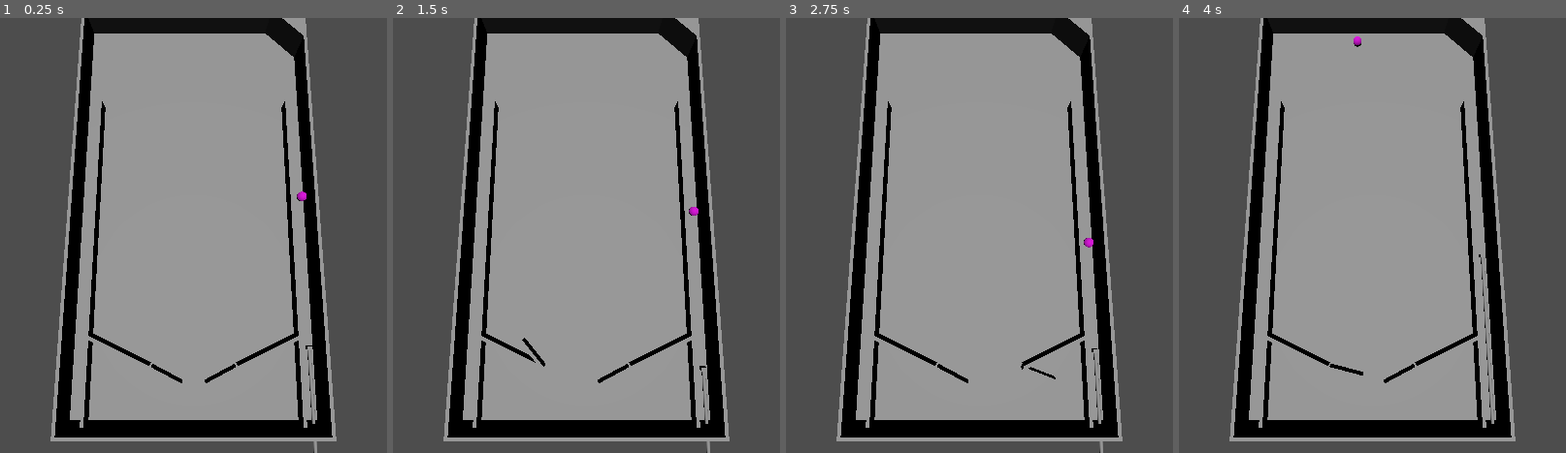
Above: before the commit, frames 1-4 (left to right).
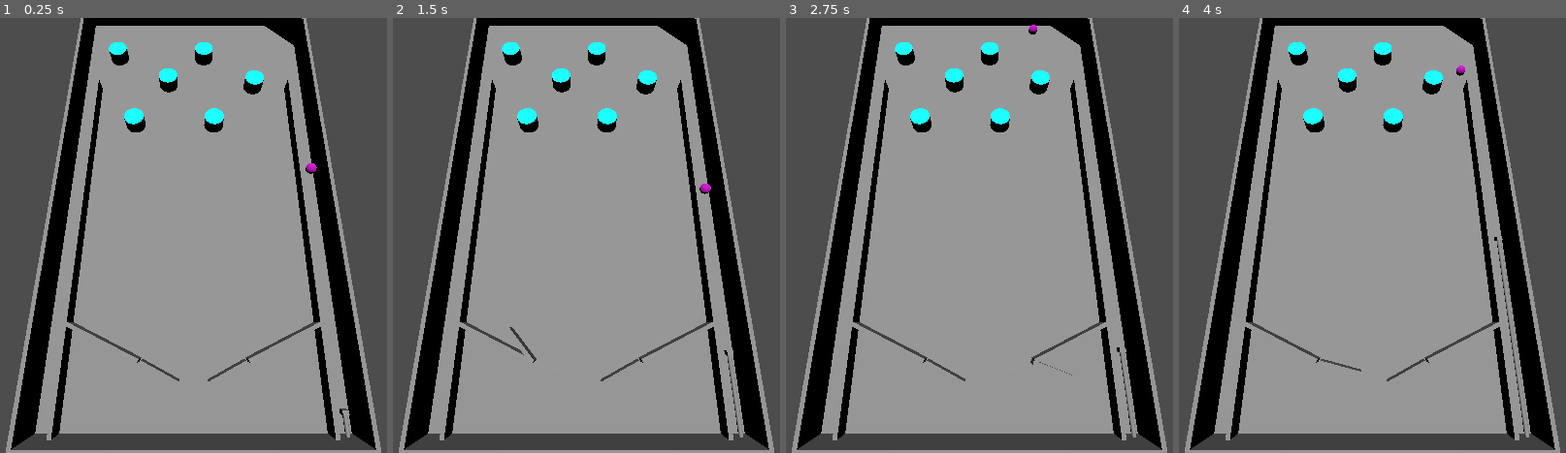
Above: after the commit, the same moments.

Repository: DrOtter3000/chaospinball
Game: Godot game, scene res://game.tscn
The game is run twice, just before and just after one commit, with the same random seed, the same clock (stepped at 60 frames per second) and the same inputs.
Inputs:
- Up to frame 1 (0.25 s): no input
- Up to frame 2 (1.5 s): tap Enter at 0.5 s; hold D (right) 0.53-1.28 s; tap Space (fire) at 0.6, 1.35 s; hold A (left) from 1.28 s (still down)
- Up to frame 3 (2.75 s): release A (left) at 2.03 s; hold D (right) from 2.03 s (still down); tap Space (fire) at 2.1 s
- Up to frame 4 (4 s): tap Space (fire) at 2.85, 3.6 s; release D (right) at 3.53 s; hold A (left) from 3.53 s (still down)

The runs differ from the first frame. In frame 1, 25% of the frame differs, in the area x 1-99%, y 0-100%; in frame 2, 25%; in frame 3, 25%; in frame 4, 25%.

Commit message:
add bumpers

Diff:
--- a/LeftFlipper.gd
+++ b/LeftFlipper.gd
@@ -9,7 +9,7 @@
 	normal_position = rotation.y
 
 
-func _physics_process(delta):
+func _process(delta):
 	if Input.is_action_pressed("left"):
 		rotation.y += 0.25
 	else:
--- a/ball.tscn
+++ b/ball.tscn
@@ -2,7 +2,7 @@
 
 [sub_resource type="PhysicsMaterial" id="PhysicsMaterial_expu1"]
 friction = 0.0
-bounce = 0.2
+bounce = 0.5
 
 [sub_resource type="StandardMaterial3D" id="StandardMaterial3D_u70w4"]
 albedo_color = Color(0.847059, 0, 0.85098, 1)
@@ -15,7 +15,7 @@
 [sub_resource type="SphereShape3D" id="SphereShape3D_ftvup"]
 radius = 1.5
 
-[node name="Ball" type="RigidBody3D"]
+[node name="Ball" type="RigidBody3D" groups=["Ball"]]
 physics_material_override = SubResource("PhysicsMaterial_expu1")
 
 [node name="MeshInstance3D" type="MeshInstance3D" parent="."]
--- /dev/null
+++ b/bumper.gd
@@ -0,0 +1,8 @@
+extends StaticBody3D
+
+
+
+
+func _on_detection_area_body_entered(body):
+	if body.is_in_group("Ball"):
+		$AnimationPlayer.play("bump")
--- /dev/null
+++ b/bumper.tscn
@@ -0,0 +1,131 @@
+[gd_scene load_steps=10 format=3 uid="uid://dkasn6282ygmh"]
+
+[ext_resource type="Script" path="res://bumper.gd" id="1_0yf68"]
+
+[sub_resource type="PhysicsMaterial" id="PhysicsMaterial_6ml6b"]
+friction = 0.0
+bounce = 1.0
+
+[sub_resource type="CylinderMesh" id="CylinderMesh_ewnfy"]
+top_radius = 3.0
+bottom_radius = 3.0
+height = 4.0
+
+[sub_resource type="StandardMaterial3D" id="StandardMaterial3D_mmceu"]
+albedo_color = Color(0, 1, 1, 1)
+
+[sub_resource type="CylinderShape3D" id="CylinderShape3D_ejd32"]
+height = 3.9767
+radius = 3.0
+
+[sub_resource type="CylinderShape3D" id="CylinderShape3D_8onil"]
+radius = 5.0
+
+[sub_resource type="Animation" id="Animation_37tmw"]
+resource_name = "bump"
+length = 0.1
+step = 0.01
+tracks/0/type = "value"
+tracks/0/imported = false
+tracks/0/enabled = true
+tracks/0/path = NodePath("CollisionShape3D:shape:radius")
+tracks/0/interp = 1
+tracks/0/loop_wrap = true
+tracks/0/keys = {
+"times": PackedFloat32Array(0, 0.04, 0.1),
+"transitions": PackedFloat32Array(1, 1, 1),
+"update": 0,
+"values": [3.0, 5.0, 3.0]
+}
+tracks/1/type = "value"
+tracks/1/imported = false
+tracks/1/enabled = true
+tracks/1/path = NodePath("MeshInstance3D:mesh:bottom_radius")
+tracks/1/interp = 1
+tracks/1/loop_wrap = true
+tracks/1/keys = {
+"times": PackedFloat32Array(0, 0.04, 0.1),
+"transitions": PackedFloat32Array(1, 1, 1),
+"update": 0,
+"values": [3.0, 5.0, 3.0]
+}
+tracks/2/type = "value"
+tracks/2/imported = false
+tracks/2/enabled = true
+tracks/2/path = NodePath("MeshInstance3D:mesh:top_radius")
+tracks/2/interp = 1
+tracks/2/loop_wrap = true
+tracks/2/keys = {
+"times": PackedFloat32Array(0, 0.04, 0.1),
+"transitions": PackedFloat32Array(1, 1, 1),
+"update": 0,
+"values": [3.0, 5.0, 3.0]
+}
+
+[sub_resource type="Animation" id="Animation_dhwxw"]
+length = 0.001
+tracks/0/type = "value"
+tracks/0/imported = false
+tracks/0/enabled = true
+tracks/0/path = NodePath("CollisionShape3D:shape:radius")
+tracks/0/interp = 1
+tracks/0/loop_wrap = true
+tracks/0/keys = {
+"times": PackedFloat32Array(0),
+"transitions": PackedFloat32Array(1),
+"update": 0,
+"values": [3.0]
+}
+tracks/1/type = "value"
+tracks/1/imported = false
+tracks/1/enabled = true
+tracks/1/path = NodePath("MeshInstance3D:mesh:bottom_radius")
+tracks/1/interp = 1
+tracks/1/loop_wrap = true
+tracks/1/keys = {
+"times": PackedFloat32Array(0),
+"transitions": PackedFloat32Array(1),
+"update": 0,
+"values": [3.0]
+}
+tracks/2/type = "value"
+tracks/2/imported = false
+tracks/2/enabled = true
+tracks/2/path = NodePath("MeshInstance3D:mesh:top_radius")
+tracks/2/interp = 1
+tracks/2/loop_wrap = true
+tracks/2/keys = {
+"times": PackedFloat32Array(0),
+"transitions": PackedFloat32Array(1),
+"update": 0,
+"values": [3.0]
+}
+
+[sub_resource type="AnimationLibrary" id="AnimationLibrary_fedm2"]
+_data = {
+"RESET": SubResource("Animation_dhwxw"),
+"bump": SubResource("Animation_37tmw")
+}
+
+[node name="Bumper" type="StaticBody3D"]
+physics_material_override = SubResource("PhysicsMaterial_6ml6b")
+script = ExtResource("1_0yf68")
+
+[node name="MeshInstance3D" type="MeshInstance3D" parent="."]
+mesh = SubResource("CylinderMesh_ewnfy")
+surface_material_override/0 = SubResource("StandardMaterial3D_mmceu")
+
+[node name="CollisionShape3D" type="CollisionShape3D" parent="."]
+shape = SubResource("CylinderShape3D_ejd32")
+
+[node name="DetectionArea" type="Area3D" parent="."]
+
+[node name="CollisionShape3D" type="CollisionShape3D" parent="DetectionArea"]
+shape = SubResource("CylinderShape3D_8onil")
+
+[node name="AnimationPlayer" type="AnimationPlayer" parent="."]
+libraries = {
+"": SubResource("AnimationLibrary_fedm2")
+}
+
+[connection signal="body_entered" from="DetectionArea" to="." method="_on_detection_area_body_entered"]
--- a/game.tscn
+++ b/game.tscn
@@ -9,11 +9,11 @@
 transform = Transform3D(1, 0, 0, 0, -0.452793, 0.891616, 0, -0.891616, -0.452793, 0, 3.47943, -1.33161)
 
 [node name="Camera3D" type="Camera3D" parent="."]
-transform = Transform3D(-1, -7.16125e-08, 5.01436e-08, 0, 0.573576, 0.819152, -8.74228e-08, 0.819152, -0.573576, 0, 70.7921, -61.5007)
+transform = Transform3D(-1, -7.16126e-08, 5.01436e-08, -2.8919e-08, 0.812256, 0.583301, -8.25011e-08, 0.583301, -0.812256, 0, 36.5571, -78.452)
 current = true
 
 [node name="Machine" parent="." instance=ExtResource("1_ytd86")]
-transform = Transform3D(1, 0, 0, 0, 0.900098, 0.435687, 0, -0.435687, 0.900098, 0, 0, 0)
+transform = Transform3D(1, 0, 0, 0, 0.807063, 0.590465, 0, -0.590465, 0.807063, 0, 0, 0)
 
 [node name="Ball" parent="." instance=ExtResource("2_nb2sy")]
 transform = Transform3D(1, 0, 0, 0, 0.804085, -0.594514, 0, 0.594514, 0.804085, -34.347, 4.43002, 0.30988)
--- a/left_flipper.tscn
+++ b/left_flipper.tscn
@@ -1,14 +1,19 @@
-[gd_scene load_steps=4 format=3 uid="uid://dididwxm2u78a"]
+[gd_scene load_steps=5 format=3 uid="uid://dididwxm2u78a"]
 
 [ext_resource type="Script" path="res://LeftFlipper.gd" id="1_ajrbm"]
+
+[sub_resource type="PhysicsMaterial" id="PhysicsMaterial_bm0s5"]
+friction = 0.0
+bounce = 0.5
 
 [sub_resource type="BoxMesh" id="BoxMesh_5blri"]
 size = Vector3(10, 3.5, 1)
 
 [sub_resource type="BoxShape3D" id="BoxShape3D_slv1d"]
-size = Vector3(10, 3.5, 1)
+size = Vector3(10, 3.5, 2.5)
 
 [node name="LeftFlipper" type="AnimatableBody3D"]
+physics_material_override = SubResource("PhysicsMaterial_bm0s5")
 script = ExtResource("1_ajrbm")
 
 [node name="MeshInstance3D" type="MeshInstance3D" parent="."]
@@ -16,5 +21,5 @@
 mesh = SubResource("BoxMesh_5blri")
 
 [node name="CollisionShape3D" type="CollisionShape3D" parent="."]
-transform = Transform3D(1, 0, 0, 0, 1, 0, 0, 0, 1, 5, 0, 0)
+transform = Transform3D(1, 0, 0, 0, 1, 0, 0, 0, 1, 5, 0, 0.75)
 shape = SubResource("BoxShape3D_slv1d")
--- a/machine.tscn
+++ b/machine.tscn
@@ -1,8 +1,9 @@
-[gd_scene load_steps=27 format=3 uid="uid://c04wwjxlgl6b6"]
+[gd_scene load_steps=28 format=3 uid="uid://c04wwjxlgl6b6"]
 
 [ext_resource type="PackedScene" uid="uid://dididwxm2u78a" path="res://left_flipper.tscn" id="1_hxrte"]
 [ext_resource type="Script" path="res://machine.gd" id="1_wndql"]
 [ext_resource type="PackedScene" uid="uid://cj3jo4rnjgm7r" path="res://right_flipper.tscn" id="2_kakdq"]
+[ext_resource type="PackedScene" uid="uid://dkasn6282ygmh" path="res://bumper.tscn" id="4_71gy1"]
 [ext_resource type="PackedScene" uid="uid://cuak2ms6lc7pd" path="res://spring.tscn" id="4_ewm78"]
 
 [sub_resource type="BoxMesh" id="BoxMesh_g5gc3"]
@@ -63,6 +64,21 @@
 
 [sub_resource type="BoxShape3D" id="BoxShape3D_wtfv0"]
 size = Vector3(20, 20, 10)
+
+[sub_resource type="Animation" id="Animation_eh4d8"]
+length = 0.001
+tracks/0/type = "value"
+tracks/0/imported = false
+tracks/0/enabled = true
+tracks/0/path = NodePath("Spring:position")
+tracks/0/interp = 1
+tracks/0/loop_wrap = true
+tracks/0/keys = {
+"times": PackedFloat32Array(0),
+"transitions": PackedFloat32Array(1),
+"update": 0,
+"values": [Vector3(-34.194, 2.302, -85)]
+}
 
 [sub_resource type="Animation" id="Animation_ndqnw"]
 resource_name = "fire"
@@ -80,21 +96,6 @@
 "values": [Vector3(-34.194, 2.302, -85), Vector3(-34.194, 2.302, -40), Vector3(-34.194, 2.302, -85)]
 }
 
-[sub_resource type="Animation" id="Animation_eh4d8"]
-length = 0.001
-tracks/0/type = "value"
-tracks/0/imported = false
-tracks/0/enabled = true
-tracks/0/path = NodePath("Spring:position")
-tracks/0/interp = 1
-tracks/0/loop_wrap = true
-tracks/0/keys = {
-"times": PackedFloat32Array(0),
-"transitions": PackedFloat32Array(1),
-"update": 0,
-"values": [Vector3(-34.1941, 2.30151, -69.1073)]
-}
-
 [sub_resource type="AnimationLibrary" id="AnimationLibrary_7ldbg"]
 _data = {
 "RESET": SubResource("Animation_eh4d8"),
@@ -114,7 +115,7 @@
 shape = SubResource("ConcavePolygonShape3D_dhawj")
 
 [node name="Cover" type="MeshInstance3D" parent="."]
-transform = Transform3D(1, 0, 0, 0, 1, 0, 0, 0, 1, 0, 8.94738, 0)
+transform = Transform3D(1, 0, 0, 0, 1, 0, 0, 0, 1, 0, 6.83976, 0)
 mesh = SubResource("BoxMesh_5i5et")
 surface_material_override/0 = SubResource("StandardMaterial3D_ceynb")
 
@@ -221,8 +222,28 @@
 [node name="RightFlipper" parent="Flippers" instance=ExtResource("2_kakdq")]
 transform = Transform3D(0.901833, 0, 0.432086, 0, 1, 0, -0.432086, 0, 0.901833, -12.5, 2.5, -49.25)
 
+[node name="Bumpers" type="Node3D" parent="."]
+
+[node name="Bumper" parent="Bumpers" instance=ExtResource("4_71gy1")]
+transform = Transform3D(1, 0, 0, 0, 1, 0, 0, 0, 1, 8.27105, 2.5, 36.4095)
+
+[node name="Bumper2" parent="Bumpers" instance=ExtResource("4_71gy1")]
+transform = Transform3D(1, 0, 0, 0, 1, 0, 0, 0, 1, -6.40332, 2.5, 20.2114)
+
+[node name="Bumper3" parent="Bumpers" instance=ExtResource("4_71gy1")]
+transform = Transform3D(1, 0, 0, 0, 1, 0, 0, 0, 1, 18.2804, 2.5, 20.2114)
+
+[node name="Bumper4" parent="Bumpers" instance=ExtResource("4_71gy1")]
+transform = Transform3D(1, 0, 0, 0, 1, 0, 0, 0, 1, -3.54652, 2.5, 48.1644)
+
+[node name="Bumper5" parent="Bumpers" instance=ExtResource("4_71gy1")]
+transform = Transform3D(1, 0, 0, 0, 1, 0, 0, 0, 1, 25.5673, 2.5, 48.1644)
+
+[node name="Bumper6" parent="Bumpers" instance=ExtResource("4_71gy1")]
+transform = Transform3D(1, 0, 0, 0, 1, 0, 0, 0, 1, -19.8155, 2.5, 35.5789)
+
 [node name="Spring" parent="." instance=ExtResource("4_ewm78")]
-transform = Transform3D(1, 0, 0, 0, 1, 0, 0, 0, 1, -34.1941, 2.30151, -69.1073)
+transform = Transform3D(1, 0, 0, 0, 1, 0, 0, 0, 1, -34.194, 2.302, -85)
 
 [node name="AnimationPlayer" type="AnimationPlayer" parent="."]
 libraries = {
--- a/project.godot
+++ b/project.godot
@@ -34,3 +34,7 @@
 , Object(InputEventKey,"resource_local_to_scene":false,"resource_name":"","device":-1,"window_id":0,"alt_pressed":false,"shift_pressed":false,"ctrl_pressed":false,"meta_pressed":false,"pressed":false,"keycode":0,"physical_keycode":4194321,"key_label":0,"unicode":0,"echo":false,"script":null)
 ]
 }
+
+[physics]
+
+common/physics_ticks_per_second=240
--- a/right_flipper.gd
+++ b/right_flipper.gd
@@ -9,7 +9,7 @@
 	normal_position = rotation.y
 
 
-func _physics_process(delta):
+func _process(delta):
 	if Input.is_action_pressed("right"):
 		rotation.y -= 0.25
 	else:
--- a/right_flipper.tscn
+++ b/right_flipper.tscn
@@ -1,18 +1,23 @@
-[gd_scene load_steps=4 format=3 uid="uid://cj3jo4rnjgm7r"]
+[gd_scene load_steps=5 format=3 uid="uid://cj3jo4rnjgm7r"]
 
 [ext_resource type="Script" path="res://right_flipper.gd" id="1_a5elk"]
 
+[sub_resource type="PhysicsMaterial" id="PhysicsMaterial_cvfg4"]
+friction = 0.0
+bounce = 0.5
+
 [sub_resource type="BoxShape3D" id="BoxShape3D_neuii"]
-size = Vector3(10, 3.5, 1)
+size = Vector3(10, 3.5, 2.5)
 
 [sub_resource type="BoxMesh" id="BoxMesh_a7xbt"]
 size = Vector3(10, 3.5, 1)
 
 [node name="RightFlipper" type="AnimatableBody3D"]
+physics_material_override = SubResource("PhysicsMaterial_cvfg4")
 script = ExtResource("1_a5elk")
 
 [node name="CollisionShape3D" type="CollisionShape3D" parent="."]
-transform = Transform3D(1, 0, 0, 0, 1, 0, 0, 0, 1, 5, 0, 0)
+transform = Transform3D(1, 0, 0, 0, 1, 0, 0, 0, 1, 5, 0, -0.75)
 shape = SubResource("BoxShape3D_neuii")
 
 [node name="MeshInstance3D" type="MeshInstance3D" parent="."]
